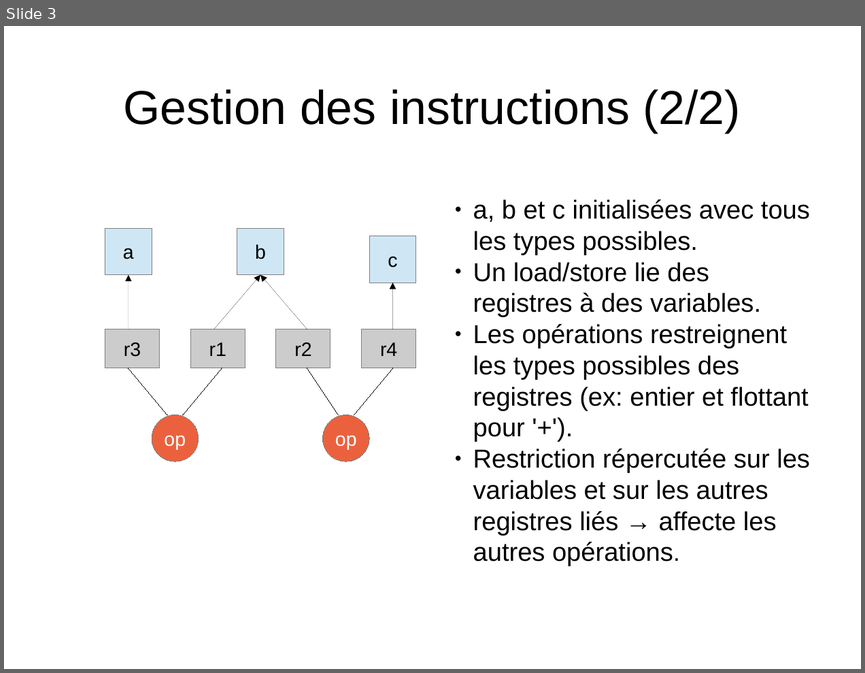
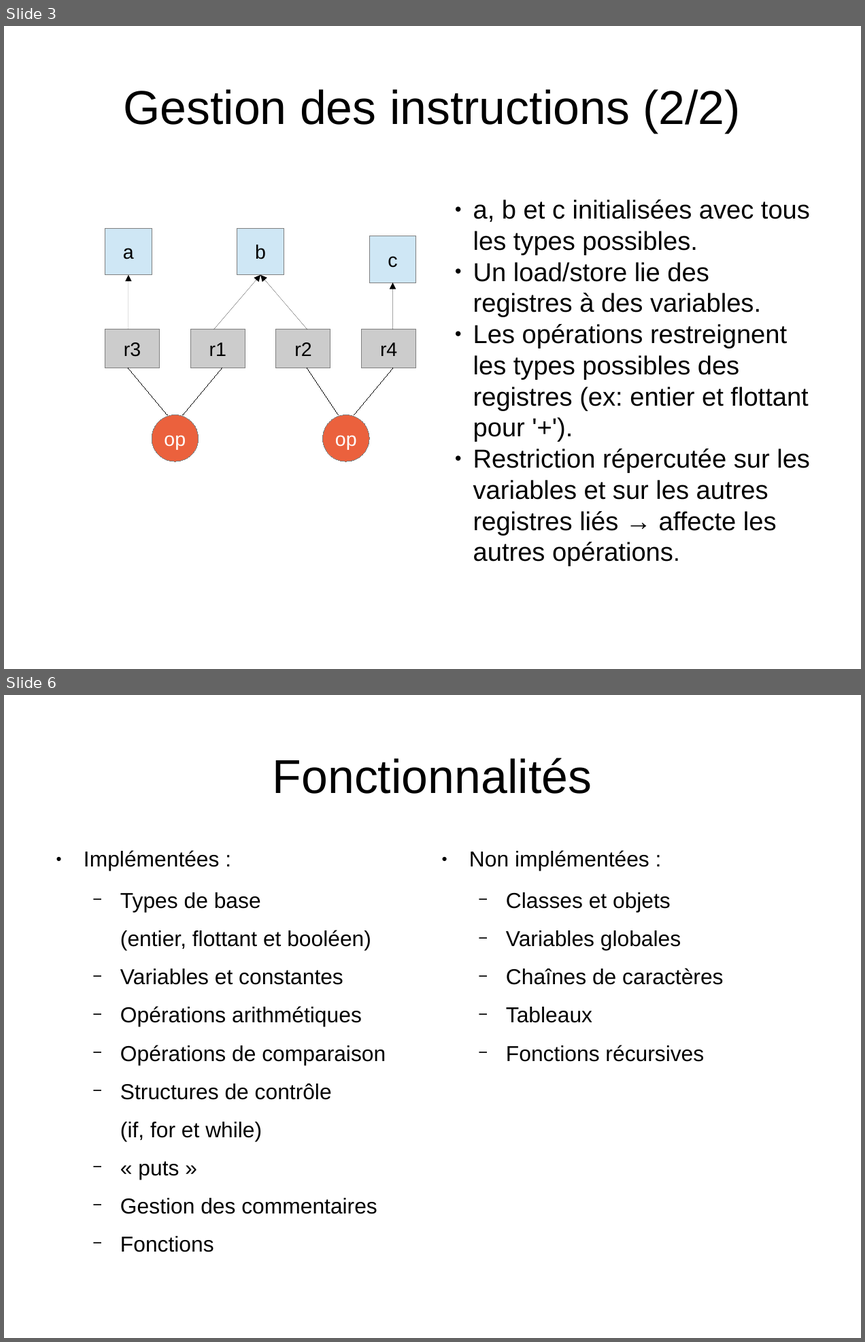
Before and after one commit to uOptim/rubic-enseirb, a slide deck: rapport/soutenance.odp. Shown one above the other, each under a label of ours: slide 3 before the commit, slides 3 and 6 after it; the slides between them are not shown. The pictures are 865x673 and 865x1342 pixels, drawn with LibreOffice and Linux fonts; fonts in the diff are those of the drawing. Boxes give left, top, right and bottom in pixels: in the first picture for what was removed or moved away, otherwise in the second. Text is boxed around its words. In the diff, an @@ line names an element or a change of style, - is before the commit and + after.

```diff
--- a/rapport/soutenance.odp
+++ b/rapport/soutenance.odp
@@ slide 6 added at <box>4,695,861,1338</box>, background #FFFFFF @@
@@ title added at <box>273,758,592,794</box>, 44 pt, text #000000 @@
+Fonctionnalités
@@ text added at <box>84,850,385,1252</box>, 20 pt, text #000000 @@
+● Implémentées :
+  − Types de base
+  (entier, flottant et booléen)
+  − Variables et constantes
+  − Opérations arithmétiques
+  − Opérations de comparaison
+  − Structures de contrôle
+  (if, for et while)
+  − « puts »
+  − Gestion des commentaires
+  − Fonctions
@@ text added at <box>469,850,723,1062</box>, 20 pt, text #000000 @@
+● Non implémentées :
+  − Classes et objets
+  − Variables globales
+  − Chaînes de caractères
+  − Tableaux
+  − Fonctions récursives
```
Also in this commit, not shown: 1 slide changed, 2 other slides added.
